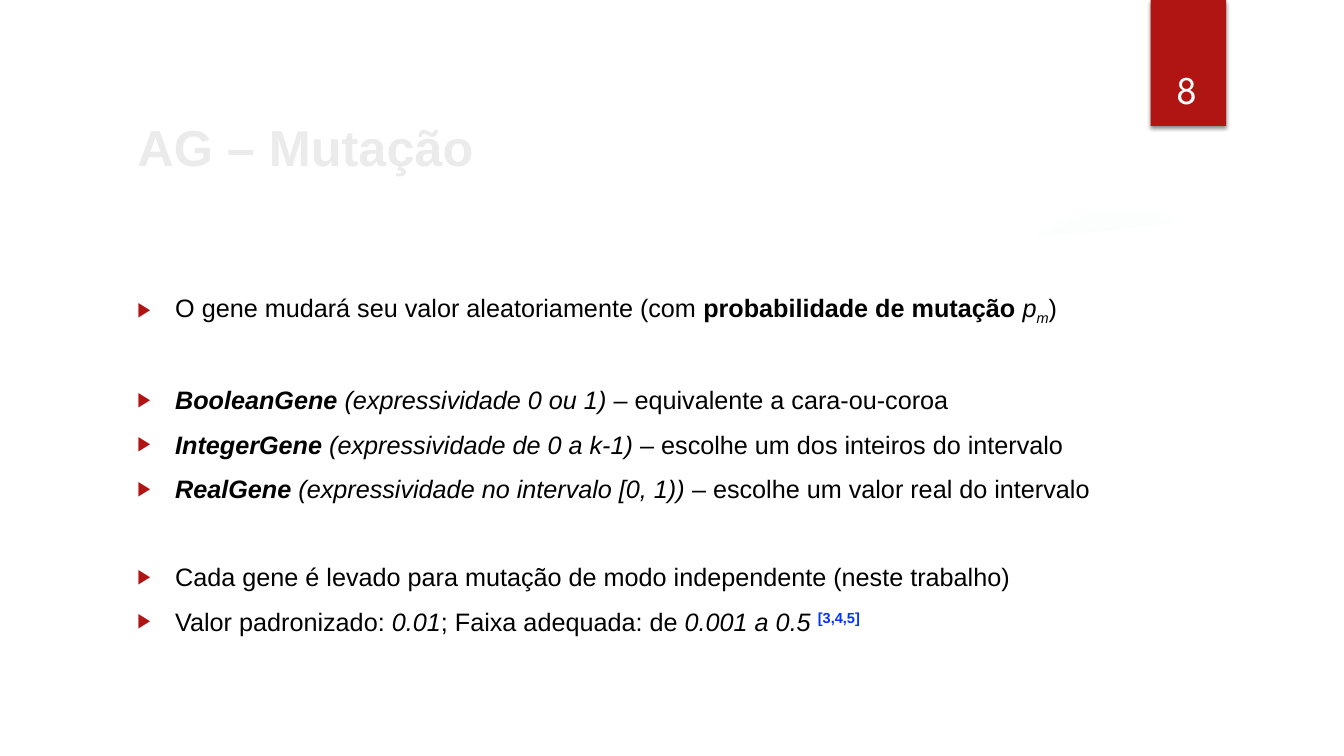
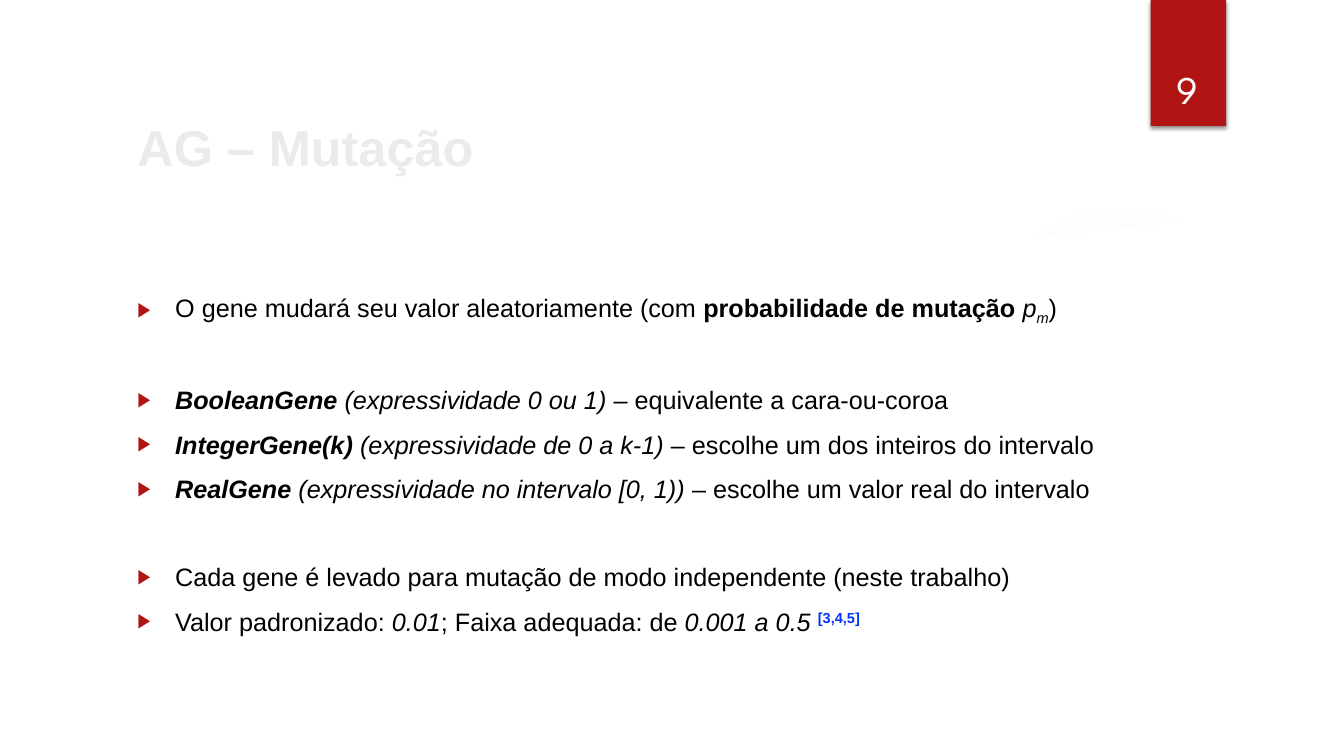
Before and after one commit to cassioss/genetics, a slide deck: slide 10 of presentations/TG2_Apresentacao_Cassio.pptx (slide 9 before the commit). Drawn at 1344x756 pixels with LibreOffice and Linux fonts; fonts in the diff are those of the drawing; background and template pictures are left out. Boxes give left, top, right and bottom in pixels: in the first picture for what was removed or moved away, otherwise in the second. Text is boxed around its words. In the diff, an @@ line names an element or a change of style, - is before the commit and + after.

```diff
--- a/presentations/TG2_Apresentacao_Cassio.pptx
+++ b/presentations/TG2_Apresentacao_Cassio.pptx
@@ page number at (1177, 77, 1198, 104): text changed @@
-8
+9
@@ text at (175, 435, 1094, 459): text changed @@
-▶ IntegerGene (expressividade de 0 a k-1) – escolhe um dos inteiros do intervalo
+▶ IntegerGene(k) (expressividade de 0 a k-1) – escolhe um dos inteiros do intervalo
```
Also in this commit, not shown: 5 other slides changed, 9 slides added, 9 other files.
